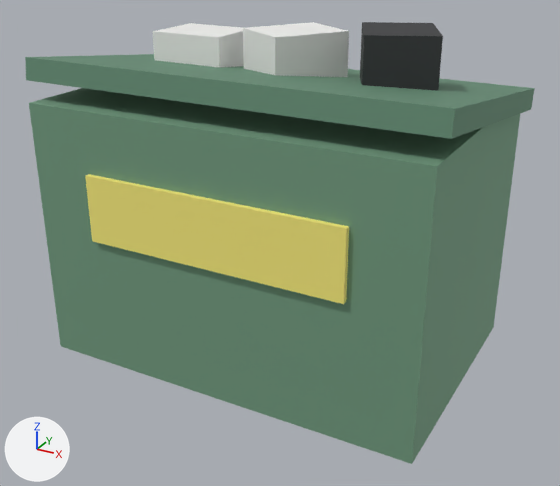
The glTF model assets/models/courtyard/trash_bin.glb as it was, and as the next commit left it.
Rendered twice from a camera (50 mm lens) standing at (1.34, -2.46, 1.75) and looking at (0.01, -0.04, 0.54). The axes (+X, +Y, +Z) are drawn at lower left. The lights are the same throughout. The first picture is the older version. Vertices at exactly the same position are counted once.

Names of what the first picture shows: 'TrashBin'.
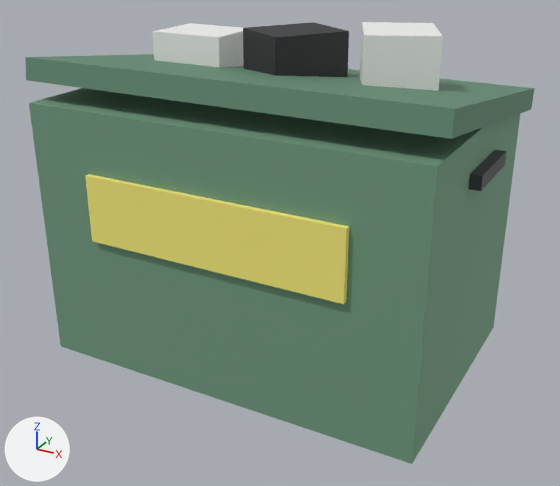
Where the change shows, as pixel boxes [x1, y1, x2, y2] in the pictures (560 x 486 px):
part 1 of me_cube_592, added: after [468, 150, 507, 191]
part 2 of me_cube_592, recoloured (white to dark grey): [243, 22, 349, 77] in both
part 3 of me_cube_592, recoloured (dark grey to white): [360, 22, 443, 91] in both

The change in detail:
me_cube_592 is used by ob_trashbin; location (0.0, 0.0, 0.0).
me_cube_592 had 112 vertices, 184 faces and spanned x -0.77..0.77, y -0.52..0.58, z 0.0..1.36.
me_cube_592 now has 128 vertices, 208 faces and spans x -0.79..0.79, y -0.52..0.58, z 0.0..1.36.
me_cube_592 part 1: a new loose piece, a box spanning x 0.75..0.79, y -0.15..0.15, z 0.925..0.975, in mat_dark (dark grey #3f3f45).
me_cube_592 part 2: 12 faces spanning x -0.19..0.19, y -0.09..0.29, z 1.13..1.33 switch from mat_white (white #f3f3f1) to mat_bag (dark grey #303235).
me_cube_592 part 3: 12 faces spanning x 0.22..0.58, y -0.09..0.29, z 1.16..1.36 switch from mat_bag (dark grey #303235) to mat_white (white #f3f3f1).
Other edits to the shape of me_cube_592 do not show in these pictures.
